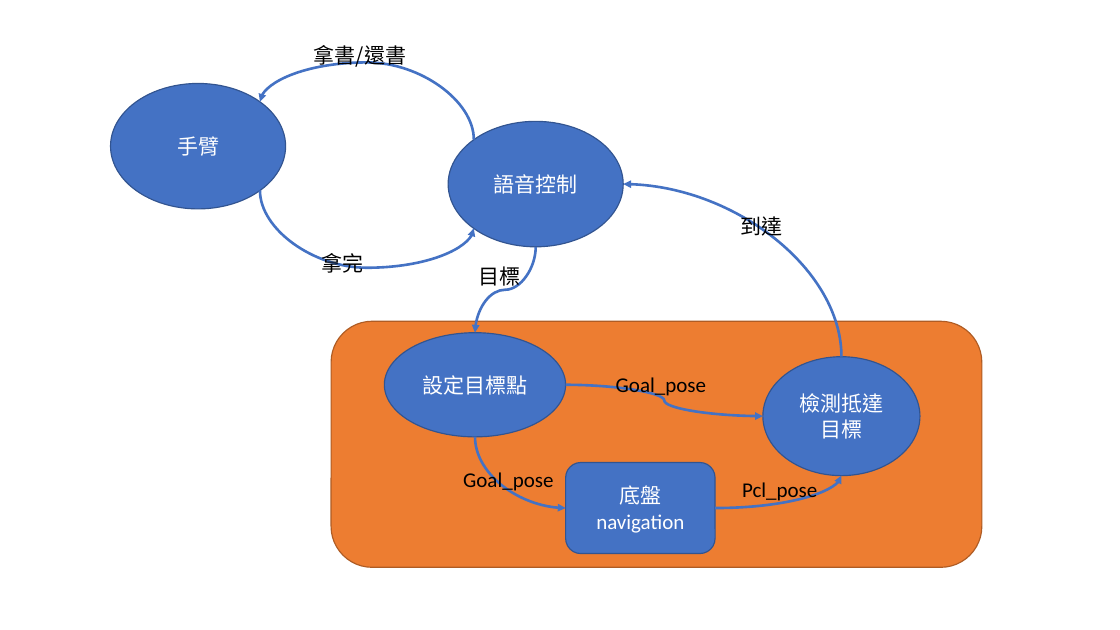
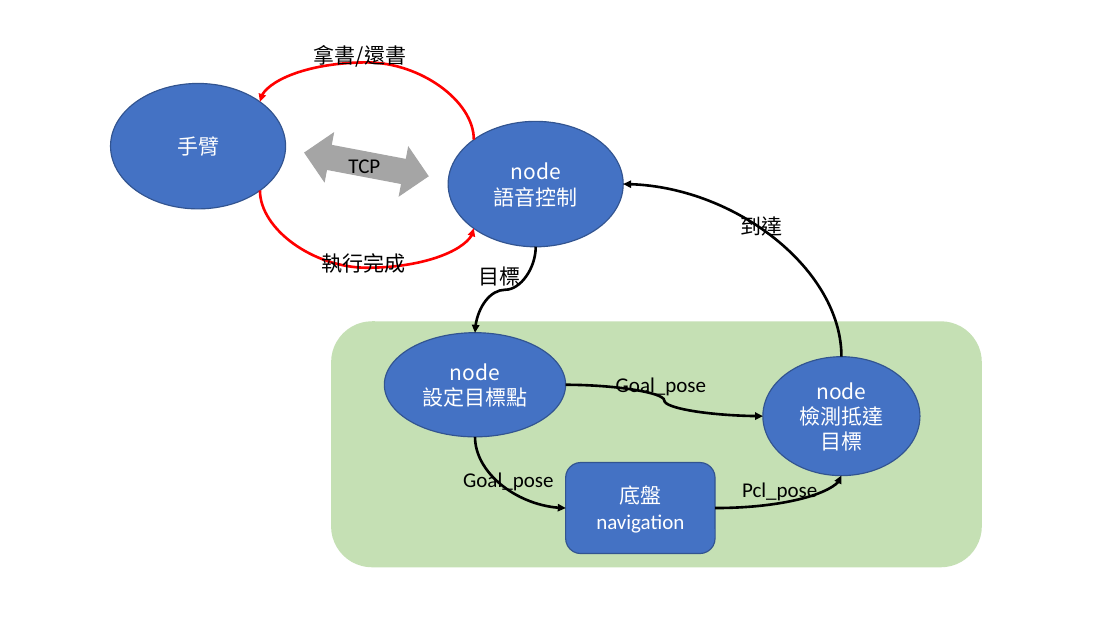
Before and after one commit to Yi-An-Wang/institute_information, a slide deck: slide 1 of 自主移動機器人應用與實作/ppt.pptx. Drawn at 1120x630 pixels with LibreOffice and Linux fonts; fonts in the diff are those of the drawing. Boxes give left, top, right and bottom in pixels: in the first picture for what was removed or moved away, otherwise in the second. Text is boxed around its words. In the diff, an @@ line names an element or a change of style, - is before the commit and + after.

```diff
--- a/自主移動機器人應用與實作/ppt.pptx
+++ b/自主移動機器人應用與實作/ppt.pptx
@@ curved arrow (474, 139) - (260, 102): stroke #4472C4 2.25 pt to #FF0000 2.25 pt @@
@@ up down arrow added at (300,129,432,200), fill #A5A5A5, outline #A5A5A5 1 pt @@
@@ text added at (348,159,380,180), 18 pt, text #000000 @@
+TCP
@@ text in ellipse at (511,162,561,180): paragraph added @@
+node
@@ curved arrow (260, 191) - (474, 229): stroke #4472C4 2.25 pt to #FF0000 2.25 pt @@
@@ curved arrow (842, 357) - (623, 184): stroke #4472C4 2.25 pt to #000000 2.25 pt @@
@@ text at (321,253,405,273): text changed @@
-拿完
+執行完成
@@ curved arrow (536, 247) - (475, 333): stroke #4472C4 2.25 pt to #000000 2.25 pt @@
@@ rounded rectangle at (331,321,982,567): fill #ED7D31 to #C5E0B4; outline #AF5C24 1 pt to none @@
@@ text in ellipse at (450,363,500,381): paragraph added @@
+node
@@ curved arrow (565, 385) - (763, 416): stroke #4472C4 2.25 pt to #000000 2.25 pt @@
@@ text in ellipse at (816,382,866,400): paragraph added @@
+node
@@ curved arrow (475, 437) - (565, 508): stroke #4472C4 2.25 pt to #000000 2.25 pt @@
@@ curved arrow (715, 508) - (842, 476): stroke #4472C4 2.25 pt to #000000 2.25 pt @@
```
Also in this commit, not shown: 4 other files.
